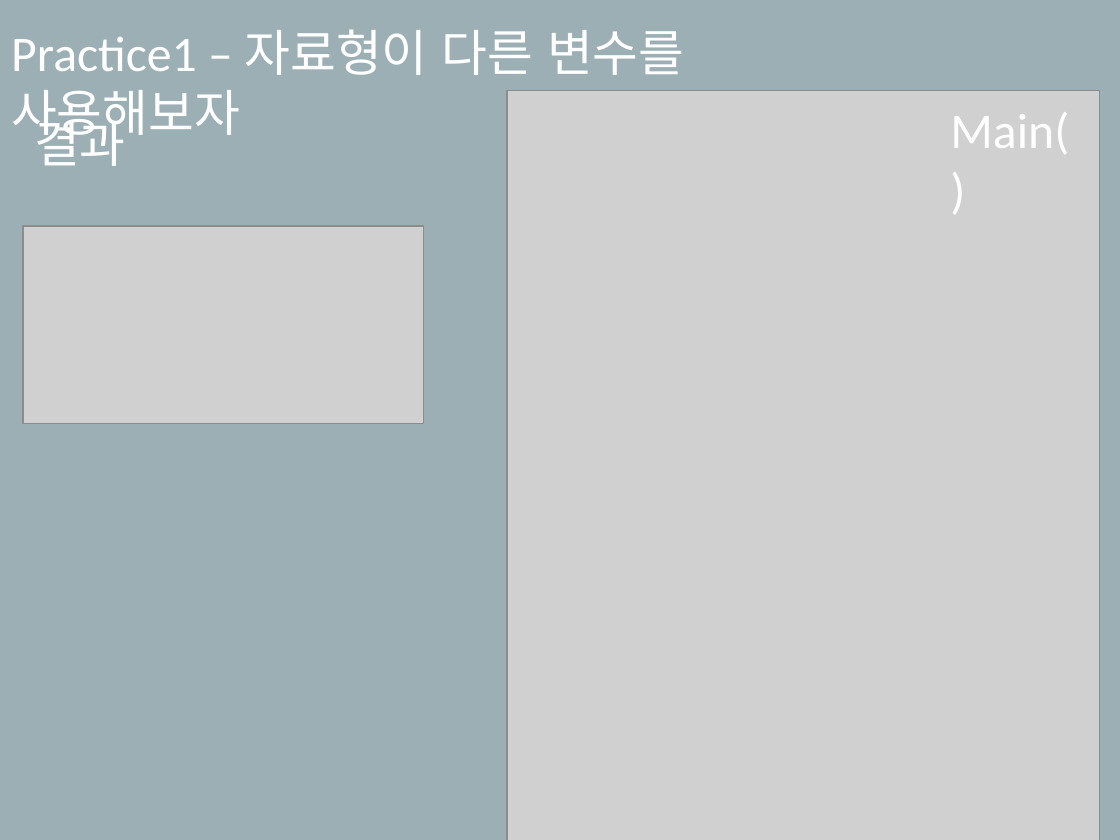
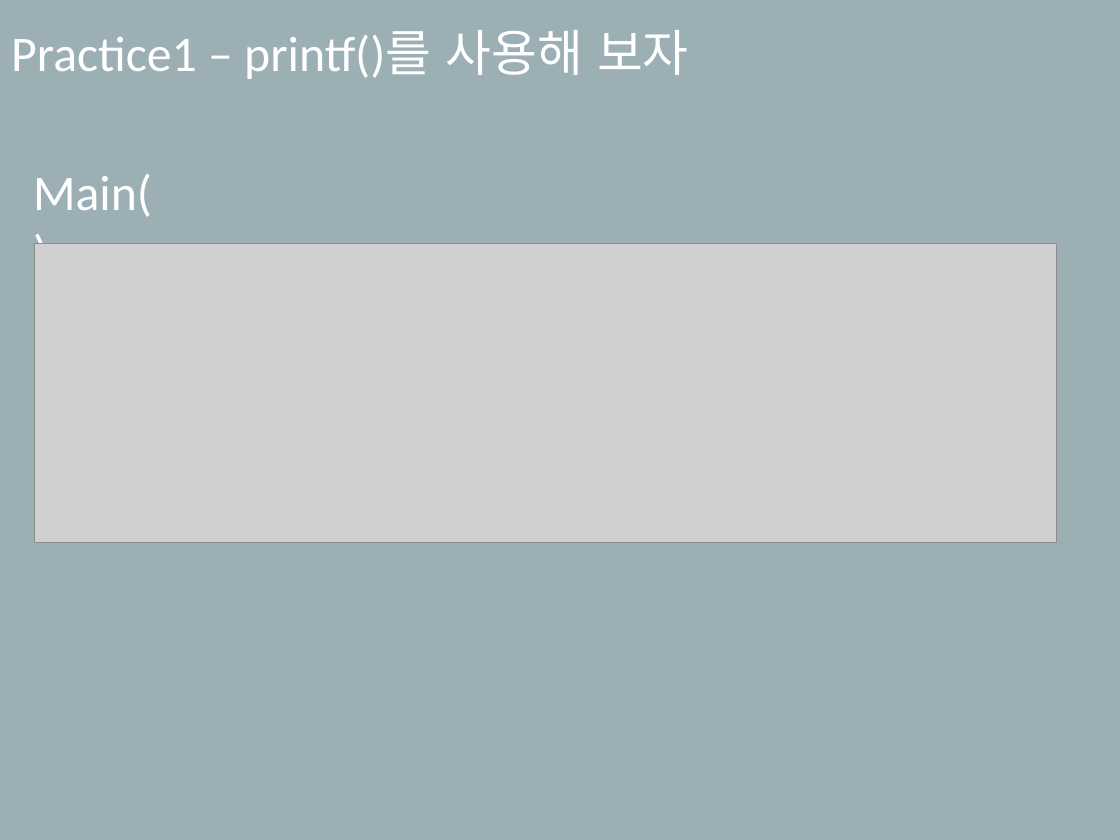
Before and after one commit to SekyuShin/Mentoring, a slide deck: slide 2 of 2019_Mentoring/2_weeks/멘토링_2주차.pptx. Drawn at 1120x840 pixels with LibreOffice and Linux fonts; fonts in the diff are those of the drawing; grey boxes stand for pictures. Boxes give left, top, right and bottom in pixels: in the first picture for what was removed or moved away, otherwise in the second. Text is boxed around its words. In the diff, an @@ line names an element or a change of style, - is before the commit and + after.

```diff
--- a/2019_Mentoring/2_weeks/멘토링_2주차.pptx
+++ b/2019_Mentoring/2_weeks/멘토링_2주차.pptx
@@ subtitle at [11, 30, 689, 79]: text changed @@
-Practice1 – 자료형이 다른 변수를 사용해보자
+Practice1 – printf()를 사용해 보자
@@ text removed at [34, 111, 126, 166] @@
-결과
@@ picture removed at [507, 91, 1100, 840] @@
@@ text "Main()": place and size @@
-text "Main()" at [950, 112, 1069, 154]
+text "Main()" at [33, 174, 152, 217]
@@ picture removed at [24, 226, 424, 423] @@
@@ picture added at [35, 244, 1057, 543] @@
```
Also in this commit, not shown: 3 other slides changed, 10 slides added, 3 slides removed, 12 other files.
